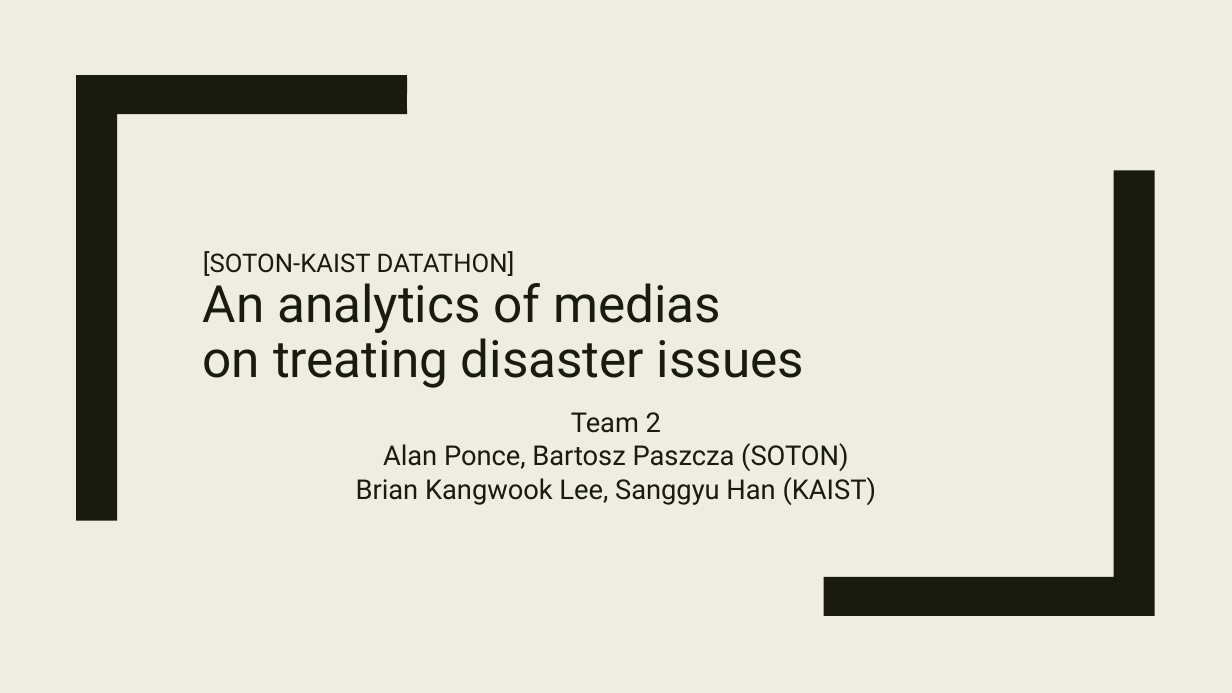
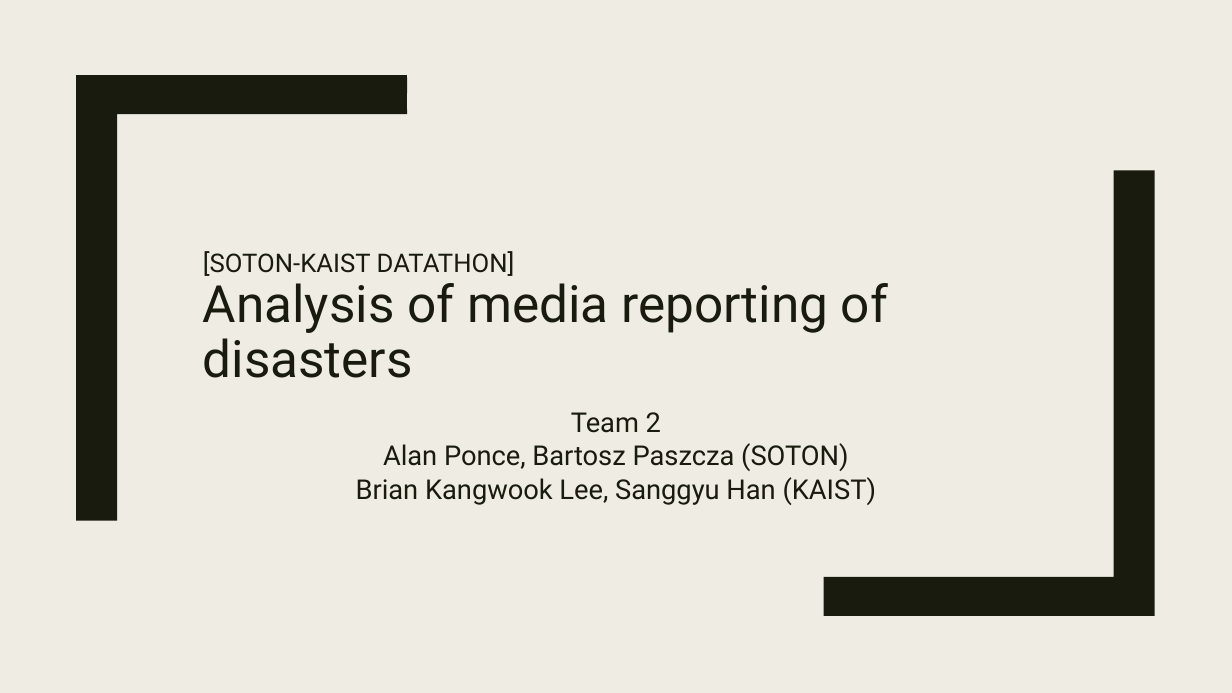
Before and after one commit to hsg1991/team2, a slide deck: slide 1 of team2_datathon_presentation.pptx. Drawn at 1232x693 pixels with LibreOffice and Linux fonts; fonts in the diff are those of the drawing. Boxes give left, top, right and bottom in pixels: in the first picture for what was removed or moved away, otherwise in the second. Text is boxed around its words. In the diff, an @@ line names an element or a change of style, - is before the commit and + after.

```diff
--- a/team2_datathon_presentation.pptx
+++ b/team2_datathon_presentation.pptx
@@ title at <box>203,251,888,378</box>: text changed @@
-[SOTON-KAIST DATATHON]
-An analytics of medias
-on treating disaster issues
+[SOTON-KAIST DATATHON]
+Analysis of media reporting of disasters
```
Also in this commit, not shown: 1 other slide changed, 5 slides removed.
